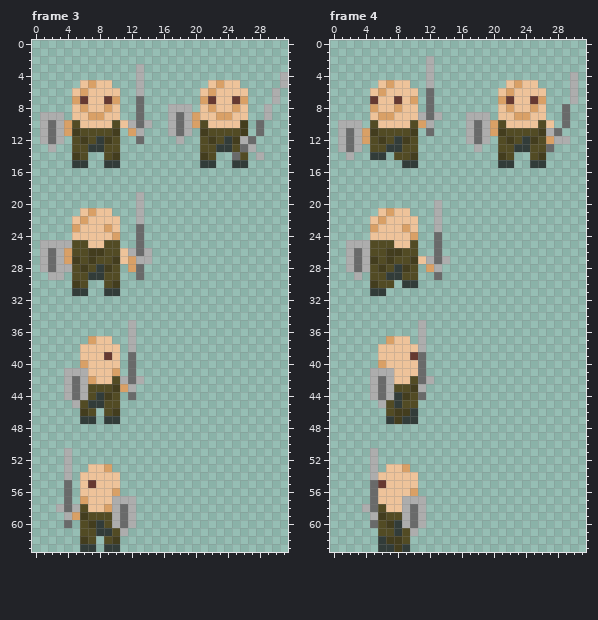
Pixel-art file, stored at data/textures/dwarf3.aseprite. The picture above was drawn from the file before the commit.
32x64 pixels, 4 frames. Shown: frame 3, frame 4. The commit also changed other frames, which this record leaves out.
And afterwards:
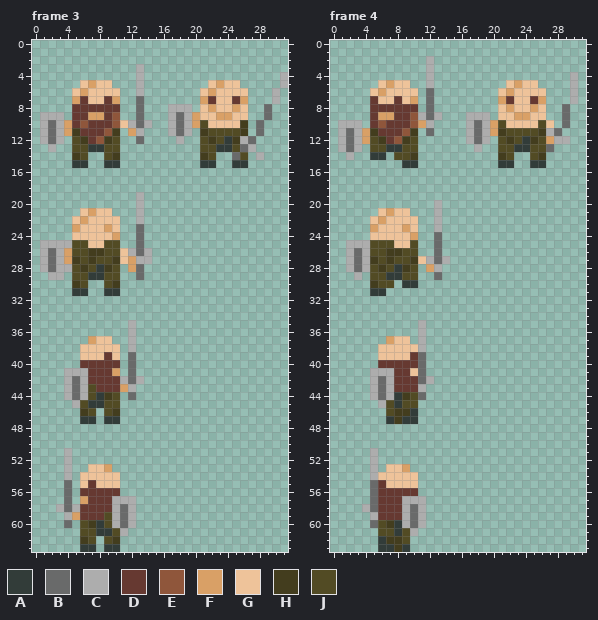
Palette (. is transparent): A #323c39  B #696a6a  C #adadad  D #663931  E #8f563b  F #d9a066  G #eec39a  H #433d1e  J #524b24
From old to new:
layer "Layer 2" now shown
Frame 3, layers "Layer 2", "Layer 1":
y 8: x 5..10 GFGGFG -> DDDDDD; x 29 C -> B
y 9: x 5..6 GG -> DD; x 9..10 GG -> DE; x 29 C -> B
y 10: x 5..10 JGGGGJ -> DEDDDE
y 11: x 6..9 JJJJ -> DDDE
y 12: x 7..8 JA -> DE
y 40: x 6..10 FGGGG -> DDDDD
y 41: x 7..9 GGG -> DDD
y 42: x 7..10 FGGJ -> DDDD
y 43: x 8..10 JJH -> DDD
y 56: x 6..10 GGGGF -> DDDDD
y 57: x 7..9 GGG -> DDD
y 58: x 6..9 JGGF -> DDDD
y 59: x 6..8 HJJ -> DDD
Frame 4, layer "Layer 2":
y 8: x 5..10 FGGFGG -> DDDDDD
y 9: x 5 G -> D; x 8..10 GGG -> DDE
y 10: x 5..10 JGGGGJ -> DEDDDE
y 11: x 6..9 JJJJ -> DDDE
y 12: x 7..8 JA -> DE
y 40: x 6..10 FGGGG -> DDDDD
y 41: x 8..9 GG -> DD
y 42: x 8..10 GGJ -> DDD
y 43: x 8..10 JJH -> DDD
y 56: x 6..10 GGGGF -> DDDDD
y 57: x 6..8 GGG -> DDD
y 58: x 6..8 JGG -> DDD
y 59: x 6..8 HJJ -> DDD
Where, in picture pixels (left, top, right, bottom), the same in both pictures:
changed: (72, 104, 120, 144)
changed: (264, 104, 272, 120)
changed: (80, 360, 120, 392)
changed: (80, 488, 120, 520)
changed: (370, 104, 418, 144)
changed: (378, 360, 418, 392)
changed: (378, 488, 418, 520)
